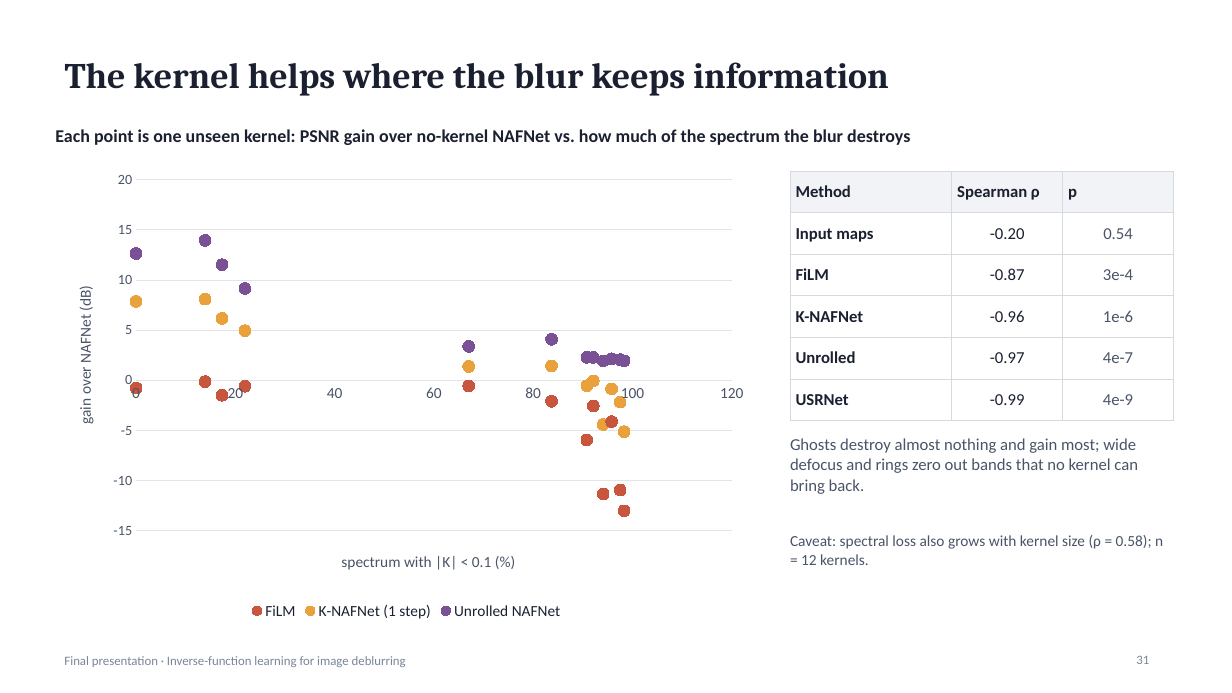
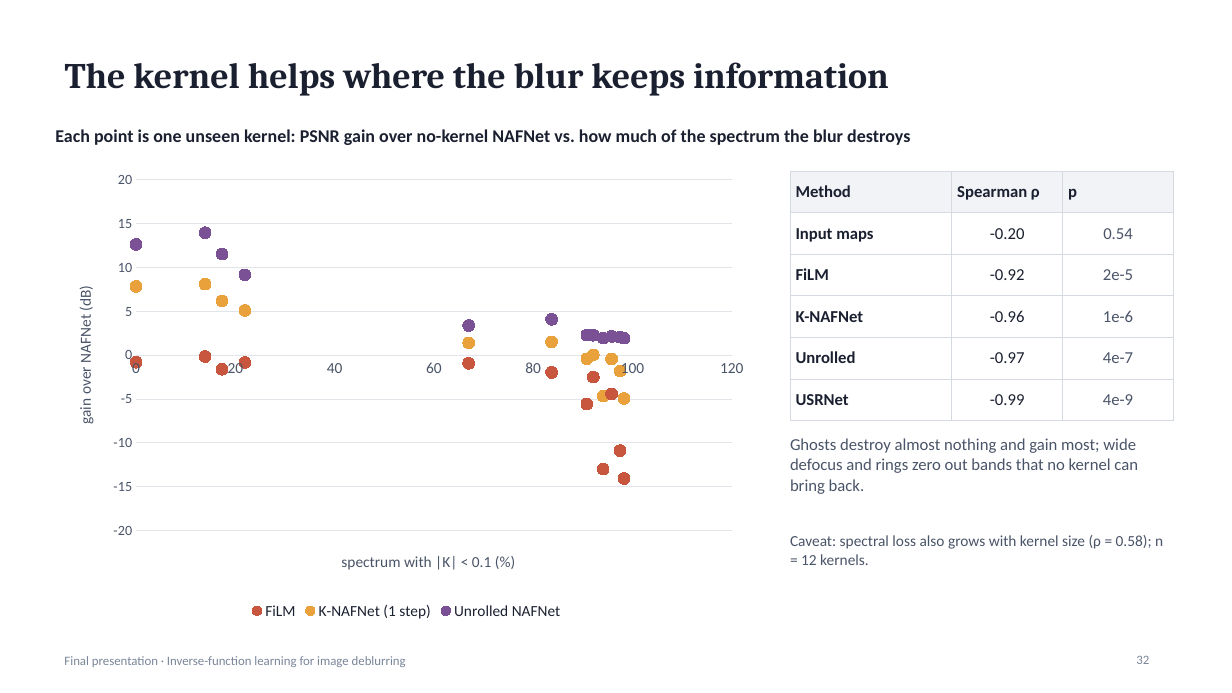
Before and after one commit to suryamanoj4/Inverse-Deblur, a slide deck: slide 32 of report/final_presentation.pptx (slide 31 before the commit). Drawn at 1232x693 pixels with LibreOffice and Linux fonts; fonts in the diff are those of the drawing. Boxes give left, top, right and bottom in pixels: in the first picture for what was removed or moved away, otherwise in the second. Text is boxed around its words. In the diff, an @@ line names an element or a change of style, - is before the commit and + after.

```diff
--- a/report/final_presentation.pptx
+++ b/report/final_presentation.pptx
@@ scatter chart at box(55, 162, 758, 624) @@
-FiLM: (0, -0.8), (14, -0.1), (17, -1.5), (22, -0.6), (67, -0.6), (84, -2.1), (91, -6), (92, -2.6), (94, -11.4), (96, -4.1), (98, -11), (98, -13)
+FiLM: (0, -0.8), (14, -0.2), (17, -1.6), (22, -0.8), (67, -0.9), (84, -2), (91, -5.6), (92, -2.5), (94, -13), (96, -4.4), (98, -10.9), (98, -14.1)
-K-NAFNet (1 step): (0, 7.8), (14, 8.1), (17, 6.2), (22, 4.9), (67, 1.4), (84, 1.4), (91, -0.6), (92, -0.1), (94, -4.4), (96, -0.9), (98, -2.2), (98, -5.2)
+K-NAFNet (1 step): (0, 7.8), (14, 8.1), (17, 6.2), (22, 5.1), (67, 1.4), (84, 1.5), (91, -0.4), (92, 0), (94, -4.7), (96, -0.5), (98, -1.8), (98, -5)
@@ table at box(790, 171, 1174, 409) @@
-row 3, column 2: -0.87
+row 3, column 2: -0.92
-row 3, column 3: 3e-4
+row 3, column 3: 2e-5
@@ page number at box(1136, 656, 1149, 664): text changed @@
-31
+32
```
Also in this commit, not shown: 6 other slides changed, 1 slide added, 4 other files.
